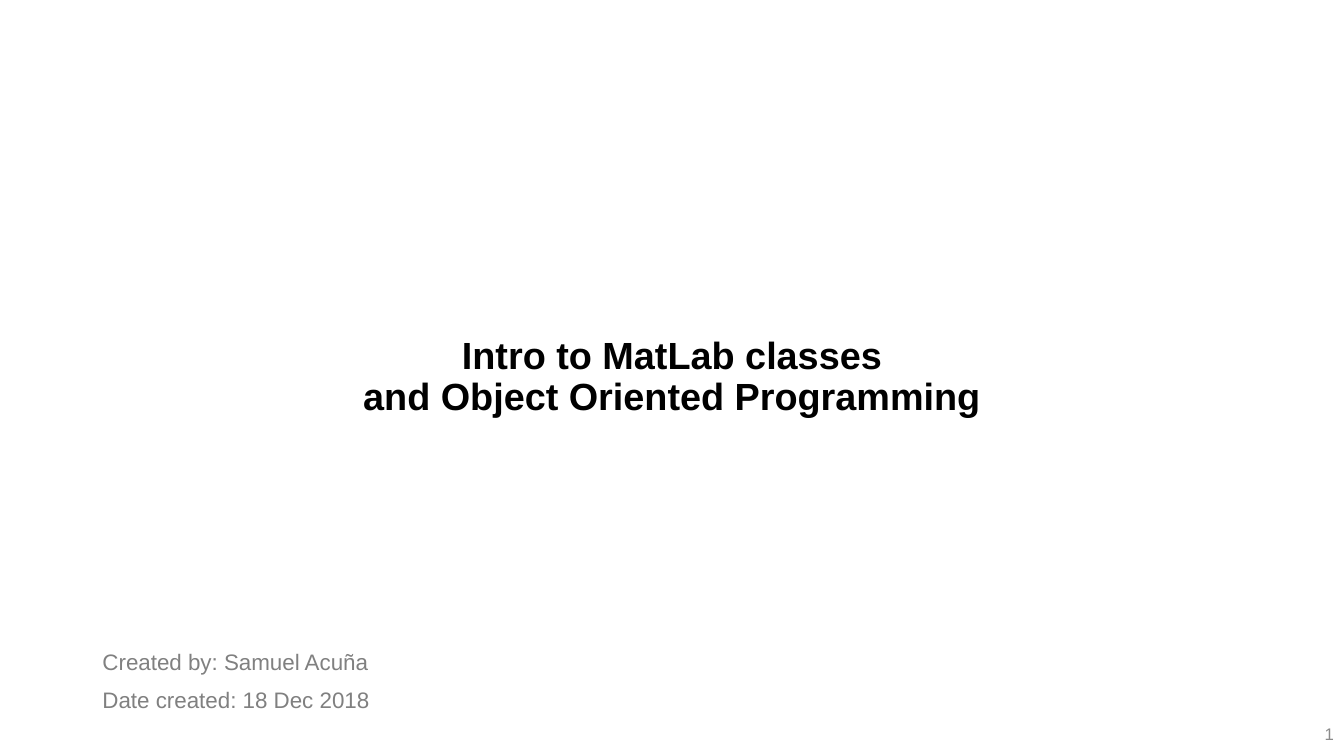
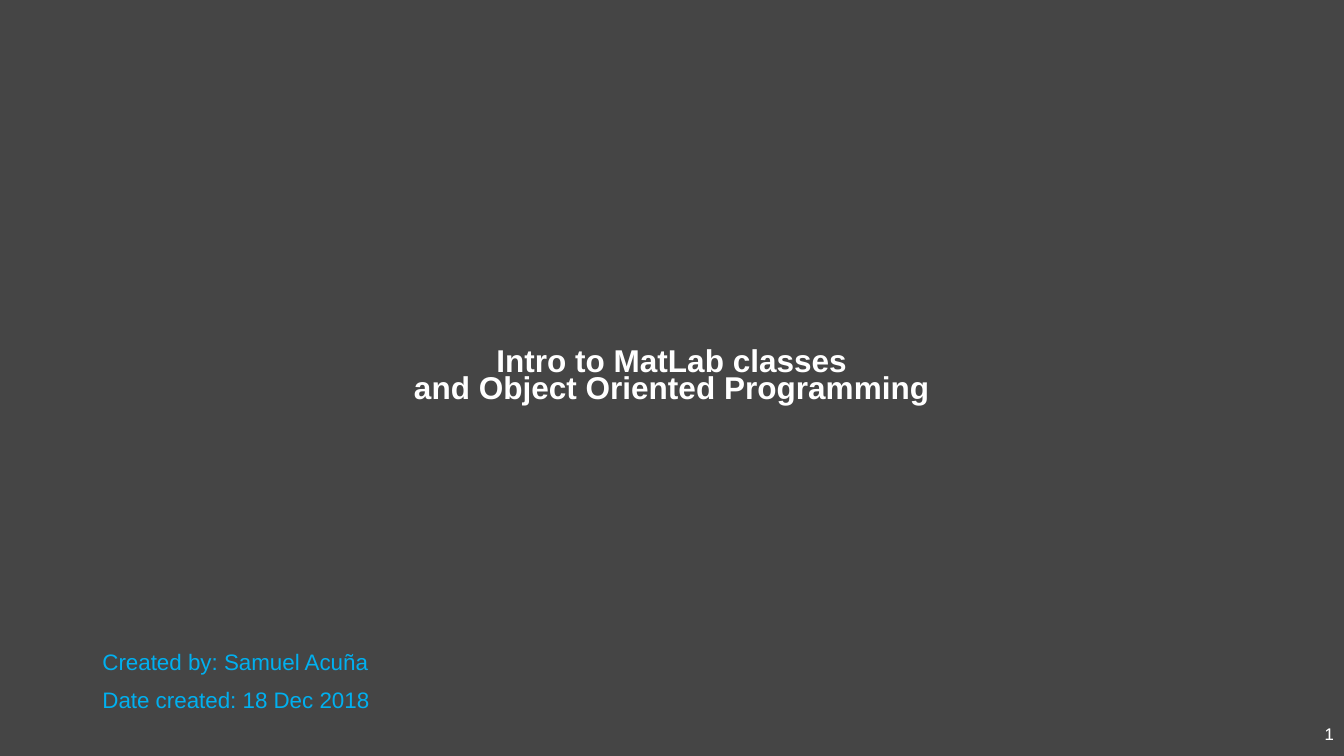
Before and after one commit to j-d-roth/tutorial_matlabClasses, a slide deck: slide 1 of introduction_matlabObjectOrientedProgramming.pptx. Drawn at 1344x756 pixels with LibreOffice and Linux fonts; fonts in the diff are those of the drawing. Boxes give left, top, right and bottom in pixels: in the first picture for what was removed or moved away, otherwise in the second. Text is boxed around its words. In the diff, an @@ line names an element or a change of style, - is before the commit and + after.

```diff
--- a/introduction_matlabObjectOrientedProgramming.pptx
+++ b/introduction_matlabObjectOrientedProgramming.pptx
@@ background #FFFFFF to #454545 @@
@@ text "Intro to MatLab classes and ..." at (414,349,929,405): size 27 to 22.5 pt, text colour #000000 to #FFFFFF; line spacing 0.9 to 0.7 @@
@@ text "Created by: Samuel Acuña" at (102,654,370,708): text colour #808080 to #00B0F0 @@
@@ page number added at (1300,714,1344,754), 12 pt, text #FFFFFF @@
+1
```
Also in this commit, not shown: 4 other slides changed.
